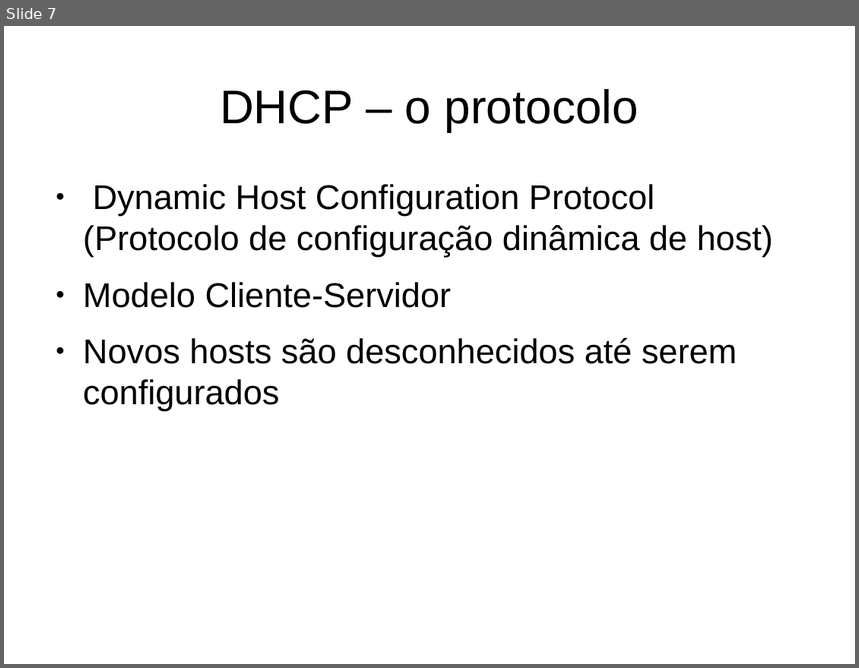
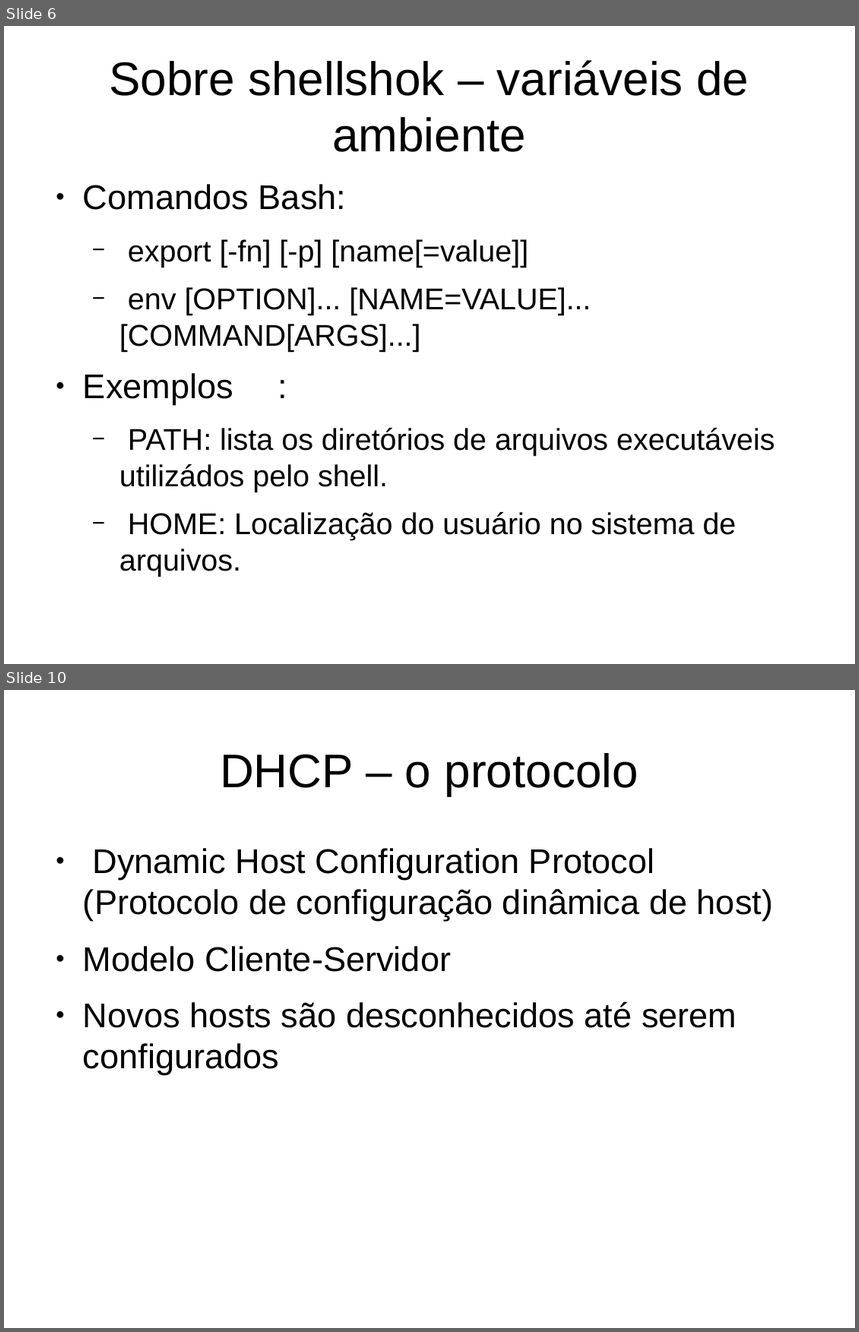
Before and after one commit to Evnsan/MAC0448, a slide deck: ep4/apresentacao.odp. Shown one above the other, each under a label of ours: slide 7 before the commit, slides 6 and 10 after it; the slides between them are not shown. The pictures are 859x668 and 859x1332 pixels, drawn with LibreOffice and Linux fonts; fonts in the diff are those of the drawing. Boxes give left, top, right and bottom in pixels: in the first picture for what was removed or moved away, otherwise in the second. Text is boxed around its words. In the diff, an @@ line names an element or a change of style, - is before the commit and + after.

```diff
--- a/ep4/apresentacao.odp
+++ b/ep4/apresentacao.odp
@@ slide 6 added at (4,26,855,664), background #FFFFFF @@
@@ title added at (110,60,749,152), 44 pt, text #000000 @@
+Sobre shellshok – variáveis de ambiente
@@ text added at (83,184,775,541), 28 pt, text #000000 @@
+● Comandos Bash:
+  − export [-fn] [-p] [name[=value]]
+  − env [OPTION]... [NAME=VALUE]... [COMMAND[ARGS]...]
+● Exemplos :
+  − PATH: lista os diretórios de arquivos executáveis utilizádos pelo shell.
+  − HOME: Localização do usuário no sistema de arquivos.
@@ what was slide 7 is now slide 10 @@
```
Also in this commit, not shown: 1 slide changed, 7 other slides added, 5 slides removed.
